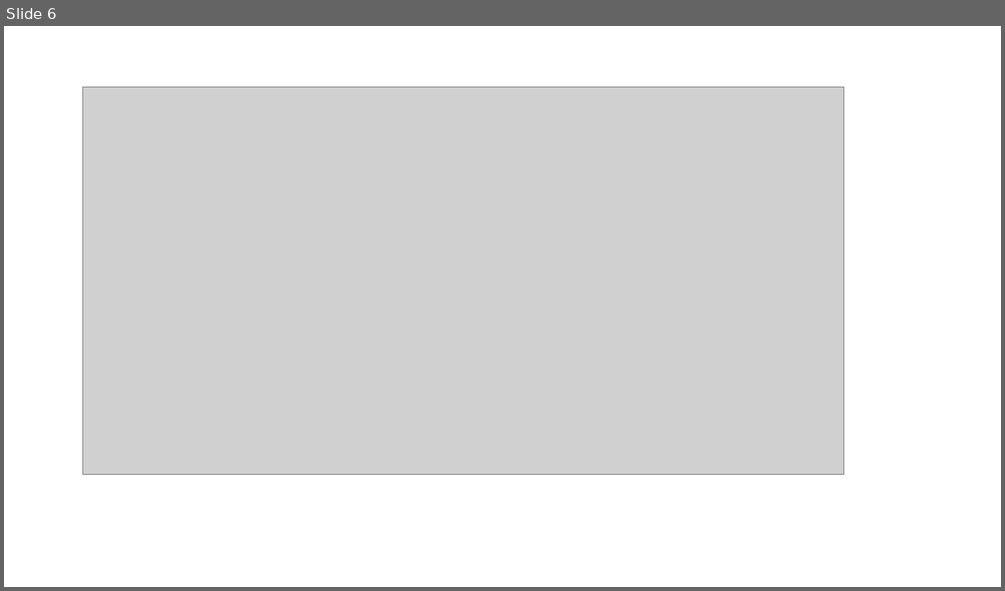
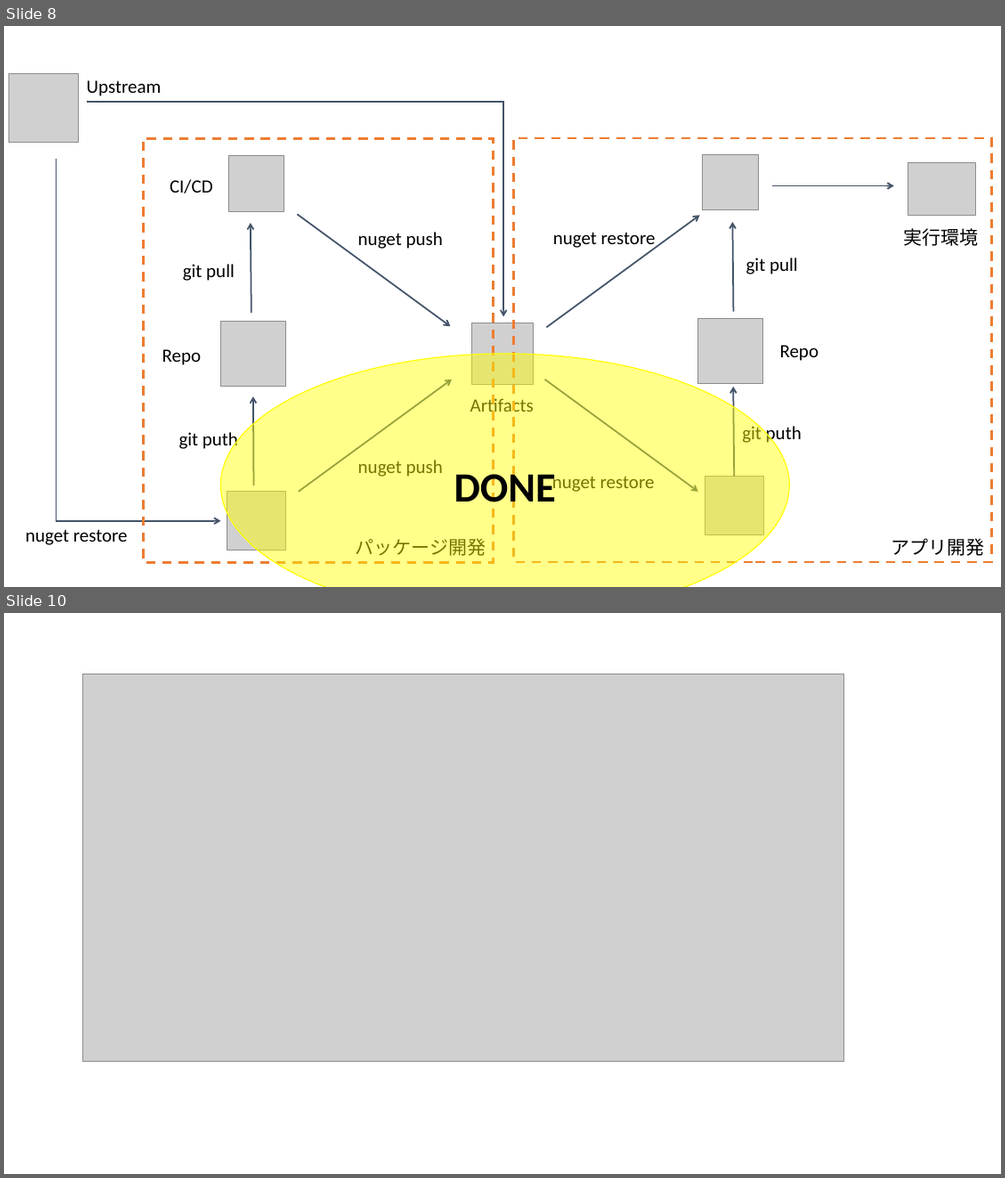
Before and after one commit to ayuina/ainaba-csa-blog, a slide deck: package-management-with-azure-artifacts/images/figures.pptx. Shown one above the other, each under a label of ours: slide 6 before the commit, slides 8 and 10 after it; the slides between them are not shown. The pictures are 1005x591 and 1005x1178 pixels, drawn with LibreOffice and Linux fonts; fonts in the diff are those of the drawing; grey boxes stand for pictures. Boxes give left, top, right and bottom in pixels: in the first picture for what was removed or moved away, otherwise in the second. Text is boxed around its words. In the diff, an @@ line names an element or a change of style, - is before the commit and + after.

```diff
--- a/package-management-with-azure-artifacts/images/figures.pptx
+++ b/package-management-with-azure-artifacts/images/figures.pptx
@@ slide 8 added at [4, 26, 1001, 587], background #FFFFFF @@
@@ group added at [9, 74, 992, 562]: 15 texts, 9 pictures, 9 arrows, 2 elbow arrows, 2 rectangles @@
+Artifacts
+Repo
+実行環境
+git puth
+CI/CD
+git pull
+nuget push
+nuget push
+nuget restore
+nuget restore
+git puth
+git pull
+Repo
+nuget restore
+Upstream
+パッケージ開発
+アプリ開発
@@ ellipse added at [221, 354, 790, 587], fill #FFFF00 at 46% opacity, outline #FFFF00 1 pt, 40 pt, text #000000, bold @@
+DONE
@@ what was slide 6 is now slide 10 @@
```
Also in this commit, not shown: 4 other slides added, 1 slide removed, 2 other files.
